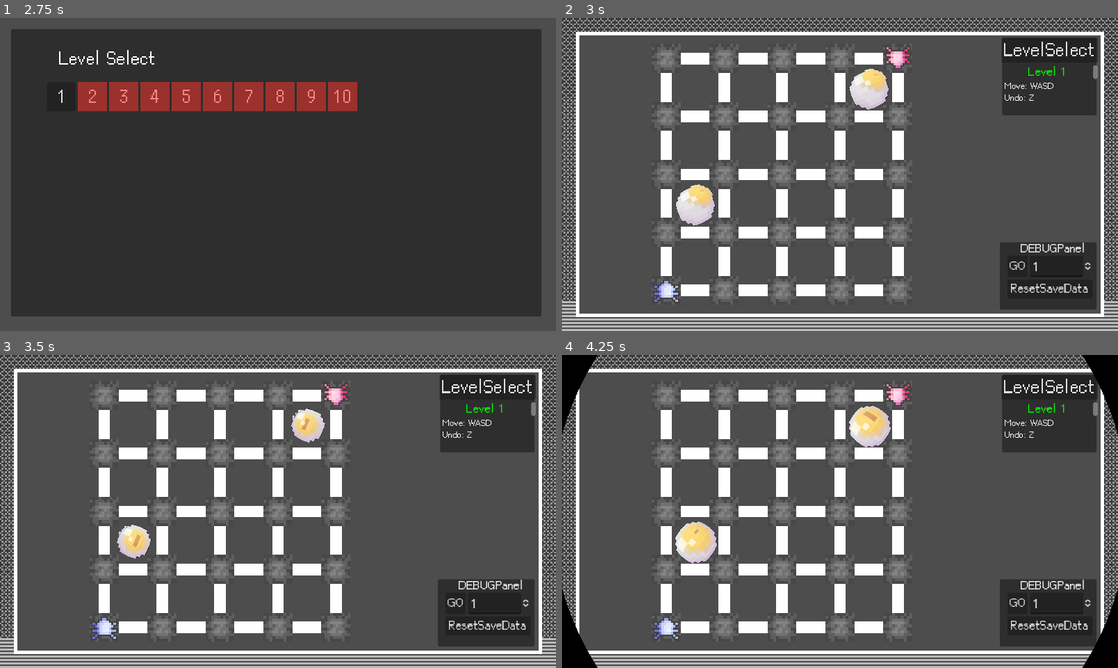
Above: before the commit, frames 1-4 (two rows, left to right).
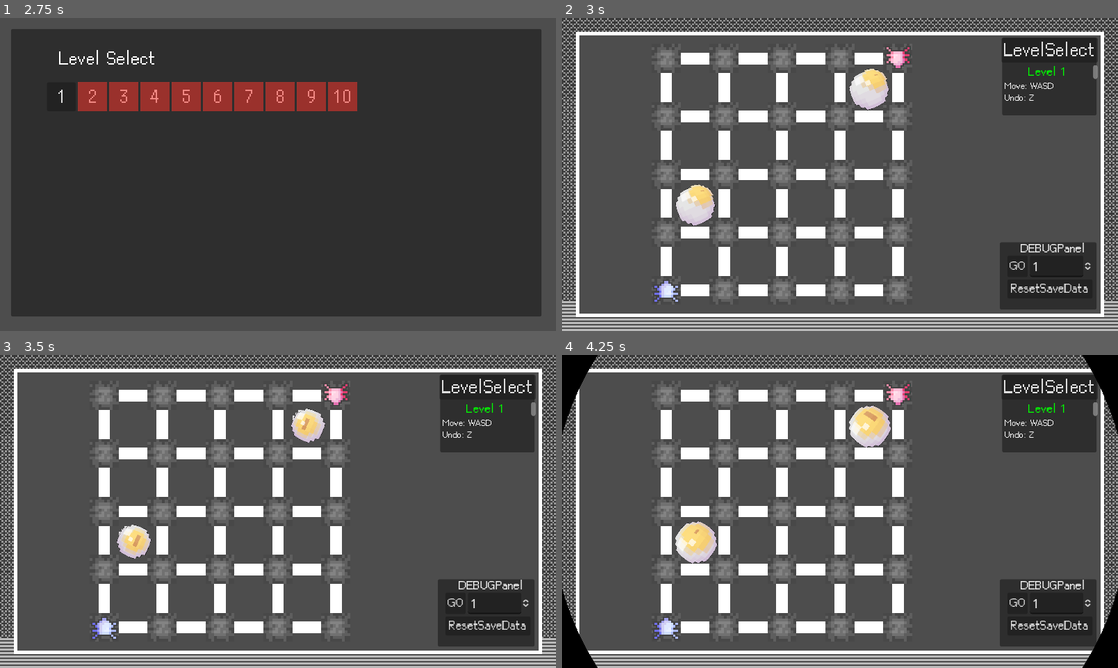
Above: after the commit, the same moments.

Repository: r8114wjbn9118/Hello-Godot-Game-Jam-1
Game: Godot game, scene res://scene/title.tscn
The game is run twice, just before and just after one commit, with the same random seed, the same clock (stepped at 60 frames per second) and the same inputs. The engine's default icon, where the game draws it, is replaced by a stand-in: a white triangle on a blue panel in a dark square. Sound files missing from this copy of the repository are replaced by a short silence.
Inputs (mouse positions are in pixels of both pictures, inside the frame that each line leads up to):
- Up to frame 1 (2.75 s): click (278, 55) at 0.5 s; tap Enter (ui_accept) at 1.25, 1.52, 2, 2.27 s; move the mouse to (400, 158) at 1.27 s; press the mouse at (400, 158) at 1.28 s; hold Right (ui_right) 1.28-2.03 s; move the mouse to (166, 190) at 2.02 s; release the mouse at (166, 190) at 2.03 s; hold Down (ui_down) from 2.03 s (still down); tap Z (z) at 2.1 s
- Up to frame 2 (3 s): release Down (ui_down) at 2.75 s; click "1" at 2.75 s
- Up to frame 3 (3.5 s): no input
- Up to frame 4 (4.25 s): click "GO" at 3.5 s

Frame 1 is identical in both runs. In frame 2, less than 0.1% of the frame differs, in the area x 20-59%, y 16-67%; in frame 3, less than 0.1%; in frame 4, less than 0.1%.

Commit message:
fix the end to play full ED

Diff:
--- a/Map/Eye/EyeAnim.tscn
+++ b/Map/Eye/EyeAnim.tscn
@@ -16,7 +16,7 @@
 shader = ExtResource("2_fjn0d")
 shader_parameter/world_position = Vector2(0, 0)
 shader_parameter/s_scale = 8.0
-shader_parameter/pup_offset = Vector2(0.0520041, 0.899124)
+shader_parameter/pup_offset = Vector2(0.037423, 0.882129)
 
 [node name="EyeAnim" type="Node2D"]
 z_index = 999
@@ -31,21 +31,21 @@
 texture = ExtResource("2_34yb5")
 
 [node name="圓瞳孔" type="Sprite2D" parent="CanvasGroup"]
-position = Vector2(2.23998, -1.99562)
+position = Vector2(2.31289, -1.91064)
 texture = ExtResource("3_unrhp")
 
 [node name="直瞳孔" type="Sprite2D" parent="CanvasGroup"]
-position = Vector2(2.68798, -2.39474)
-scale = Vector2(1, 0.897841)
+position = Vector2(2.77546, -2.29277)
+scale = Vector2(1, 0.738401)
 texture = ExtResource("4_e7biw")
 
 [node name="反光" type="Sprite2D" parent="CanvasGroup"]
 modulate = Color(1, 1, 1, 0.690196)
-position = Vector2(1.11999, -0.997809)
+position = Vector2(1.15644, -0.955322)
 texture = ExtResource("5_erkaq")
 
 [node name="Target" type="Marker2D" parent="."]
-position = Vector2(165, -147)
+position = Vector2(172.5, -142.5)
 gizmo_extents = 5.0
 
 [node name="Timer" type="Timer" parent="."]
--- a/scene/Credit.tscn
+++ b/scene/Credit.tscn
@@ -24,7 +24,7 @@
 
 [sub_resource type="Animation" id="Animation_46aq2"]
 resource_name = "credit"
-length = 30.0
+length = 15.5
 step = 0.5
 tracks/0/type = "value"
 tracks/0/imported = false
@@ -33,10 +33,10 @@
 tracks/0/interp = 1
 tracks/0/loop_wrap = true
 tracks/0/keys = {
-"times": PackedFloat32Array(0, 27),
-"transitions": PackedFloat32Array(1, 1),
+"times": PackedFloat32Array(0, 15.5, 27),
+"transitions": PackedFloat32Array(1, 1, 1),
 "update": 0,
-"values": [Vector2(1, 785), Vector2(0, -540)]
+"values": [Vector2(1, 785), Vector2(0.425926, 24.3518), Vector2(0, -540)]
 }
 
 [sub_resource type="AnimationLibrary" id="AnimationLibrary_kxf08"]
@@ -76,8 +76,10 @@
 anchor_top = 0.5
 anchor_right = 0.5
 anchor_bottom = 0.5
-offset_top = -540.0
-offset_right = 960.0
+offset_left = 0.425926
+offset_top = 24.3518
+offset_right = 960.426
+offset_bottom = 564.352
 grow_horizontal = 2
 grow_vertical = 2
 bbcode_enabled = true
@@ -86,7 +88,7 @@
 [font_size=25]
 [b] Game, Level Designer[/b]: zunyu_verse
 [b] Art[/b]: rs37153889
-[b] Program[/b]: DennisFan ([url]https://github.com/DennisFan11[/url])
+[b] Program[/b]: DennisFan
 [b] Program[/b]: XX
 [/font_size]
 
@@ -98,16 +100,15 @@
 "
 scroll_active = false
 
-[node name="CanvasLayer_CanvasGroup_RichTextLabel#TitleButton" type="Button" parent="."]
-visible = false
+[node name="CanvasLayer_CanvasGroup_RichTextLabel#TitleButton" type="Button" parent="CanvasGroup/RichTextLabel"]
 layout_mode = 1
-anchors_preset = -1
-anchor_right = 0.95
-anchor_bottom = 0.724
-offset_left = 328.0
-offset_top = 311.0
-offset_right = -291.0
-offset_bottom = -14.064
+anchors_preset = 15
+anchor_right = 1.0
+anchor_bottom = 1.0
+offset_left = 329.0
+offset_top = 292.0
+offset_right = -338.0
+offset_bottom = -185.0
 theme_override_font_sizes/font_size = 40
 text = "   BackToTitle   "
 
@@ -118,5 +119,5 @@
 autoplay = "credit"
 
 [connection signal="meta_clicked" from="CanvasGroup/RichTextLabel" to="." method="_on_rich_text_label_meta_clicked"]
-[connection signal="button_down" from="CanvasLayer_CanvasGroup_RichTextLabel#TitleButton" to="." method="_on_title_button_button_down"]
+[connection signal="button_down" from="CanvasGroup/RichTextLabel/CanvasLayer_CanvasGroup_RichTextLabel#TitleButton" to="." method="_on_title_button_button_down"]
 [connection signal="animation_finished" from="AnimationPlayer" to="." method="_on_animation_player_animation_finished"]
--- a/scene/Extra/Extra.tscn
+++ b/scene/Extra/Extra.tscn
@@ -91,6 +91,70 @@
 "transitions": PackedFloat32Array(1),
 "update": 0,
 "values": [Vector2(66, 471)]
+}
+
+[sub_resource type="Animation" id="Animation_rdess"]
+resource_name = "button_in"
+capture_included = true
+tracks/0/type = "value"
+tracks/0/imported = false
+tracks/0/enabled = true
+tracks/0/path = NodePath("%Control/EDButton:position")
+tracks/0/interp = 1
+tracks/0/loop_wrap = true
+tracks/0/keys = {
+"times": PackedFloat32Array(0, 1),
+"transitions": PackedFloat32Array(1, 1),
+"update": 2,
+"values": [Vector2(1092, 66), Vector2(836, 111)]
+}
+tracks/1/type = "value"
+tracks/1/imported = false
+tracks/1/enabled = true
+tracks/1/path = NodePath("%Control/BGM_ingame_Button:position")
+tracks/1/interp = 1
+tracks/1/loop_wrap = true
+tracks/1/keys = {
+"times": PackedFloat32Array(0, 1),
+"transitions": PackedFloat32Array(1, 1),
+"update": 0,
+"values": [Vector2(-272, 434), Vector2(30, 324)]
+}
+tracks/2/type = "value"
+tracks/2/imported = false
+tracks/2/enabled = true
+tracks/2/path = NodePath("%Control/BGM_game_menu_Button:position")
+tracks/2/interp = 1
+tracks/2/loop_wrap = true
+tracks/2/keys = {
+"times": PackedFloat32Array(0, 1),
+"transitions": PackedFloat32Array(1, 1),
+"update": 0,
+"values": [Vector2(-241, -27), Vector2(65, 94)]
+}
+tracks/3/type = "value"
+tracks/3/imported = false
+tracks/3/enabled = true
+tracks/3/path = NodePath("%Control/SongButton:position")
+tracks/3/interp = 1
+tracks/3/loop_wrap = true
+tracks/3/keys = {
+"times": PackedFloat32Array(0, 1),
+"transitions": PackedFloat32Array(1, 1),
+"update": 0,
+"values": [Vector2(1021, 353), Vector2(739, 283)]
+}
+tracks/4/type = "value"
+tracks/4/imported = false
+tracks/4/enabled = true
+tracks/4/path = NodePath("%Control/Button:position")
+tracks/4/interp = 1
+tracks/4/loop_wrap = true
+tracks/4/keys = {
+"times": PackedFloat32Array(0, 1),
+"transitions": PackedFloat32Array(1, 1),
+"update": 0,
+"values": [Vector2(1076, 234), Vector2(66, 471)]
 }
 
 [sub_resource type="Animation" id="Animation_gpgno"]
@@ -121,70 +185,6 @@
 "values": [Color(1, 1, 1, 1), Color(1, 1, 1, 0), Color(1, 1, 1, 1)]
 }
 
-[sub_resource type="Animation" id="Animation_rdess"]
-resource_name = "button_in"
-capture_included = true
-tracks/0/type = "value"
-tracks/0/imported = false
-tracks/0/enabled = true
-tracks/0/path = NodePath("%Control/EDButton:position")
-tracks/0/interp = 1
-tracks/0/loop_wrap = true
-tracks/0/keys = {
-"times": PackedFloat32Array(0, 1),
-"transitions": PackedFloat32Array(1, 1),
-"update": 2,
-"values": [Vector2(1092, 66), Vector2(836, 111)]
-}
-tracks/1/type = "value"
-tracks/1/imported = false
-tracks/1/enabled = true
-tracks/1/path = NodePath("%Control/BGM_ingame_Button:position")
-tracks/1/interp = 1
-tracks/1/loop_wrap = true
-tracks/1/keys = {
-"times": PackedFloat32Array(0, 1),
-"transitions": PackedFloat32Array(1, 1),
-"update": 0,
-"values": [Vector2(-272, 434), Vector2(30, 324)]
-}
-tracks/2/type = "value"
-tracks/2/imported = false
-tracks/2/enabled = true
-tracks/2/path = NodePath("%Control/BGM_game_menu_Button:position")
-tracks/2/interp = 1
-tracks/2/loop_wrap = true
-tracks/2/keys = {
-"times": PackedFloat32Array(0, 1),
-"transitions": PackedFloat32Array(1, 1),
-"update": 0,
-"values": [Vector2(-241, -27), Vector2(65, 94)]
-}
-tracks/3/type = "value"
-tracks/3/imported = false
-tracks/3/enabled = true
-tracks/3/path = NodePath("%Control/SongButton:position")
-tracks/3/interp = 1
-tracks/3/loop_wrap = true
-tracks/3/keys = {
-"times": PackedFloat32Array(0, 1),
-"transitions": PackedFloat32Array(1, 1),
-"update": 0,
-"values": [Vector2(1021, 353), Vector2(739, 283)]
-}
-tracks/4/type = "value"
-tracks/4/imported = false
-tracks/4/enabled = true
-tracks/4/path = NodePath("%Control/Button:position")
-tracks/4/interp = 1
-tracks/4/loop_wrap = true
-tracks/4/keys = {
-"times": PackedFloat32Array(0, 1),
-"transitions": PackedFloat32Array(1, 1),
-"update": 0,
-"values": [Vector2(1076, 234), Vector2(66, 471)]
-}
-
 [sub_resource type="AnimationLibrary" id="AnimationLibrary_no3hk"]
 _data = {
 "RESET": SubResource("Animation_uwi1k"),
@@ -300,14 +300,10 @@
 
 [node name="EyeAnim2" parent="CanvasLayer/Control" instance=ExtResource("3_t8lg1")]
 position = Vector2(278, 441)
-rotation = -0.00047862
-scale = Vector2(1.00015, 1.00015)
 trackMode = true
 
 [node name="EyeAnim3" parent="CanvasLayer/Control" instance=ExtResource("3_t8lg1")]
 position = Vector2(652, 434)
-rotation = -0.0169367
-scale = Vector2(1.00539, 1.00539)
 trackMode = true
 
 [node name="Button" type="Button" parent="CanvasLayer/Control"]
--- a/scene/credit.gd
+++ b/scene/credit.gd
@@ -1,7 +1,8 @@
 extends Control
 
 func _on_animation_player_animation_finished(anim_name: StringName) -> void:
-	GameManager.goto_scene("title")
+	pass
+	#GameManager.goto_scene("title")
 
 # Called when the node enters the scene tree for the first time.
 func _ready() -> void:
Not shown: 1 places in scene/start.tscn that only renumber resources
